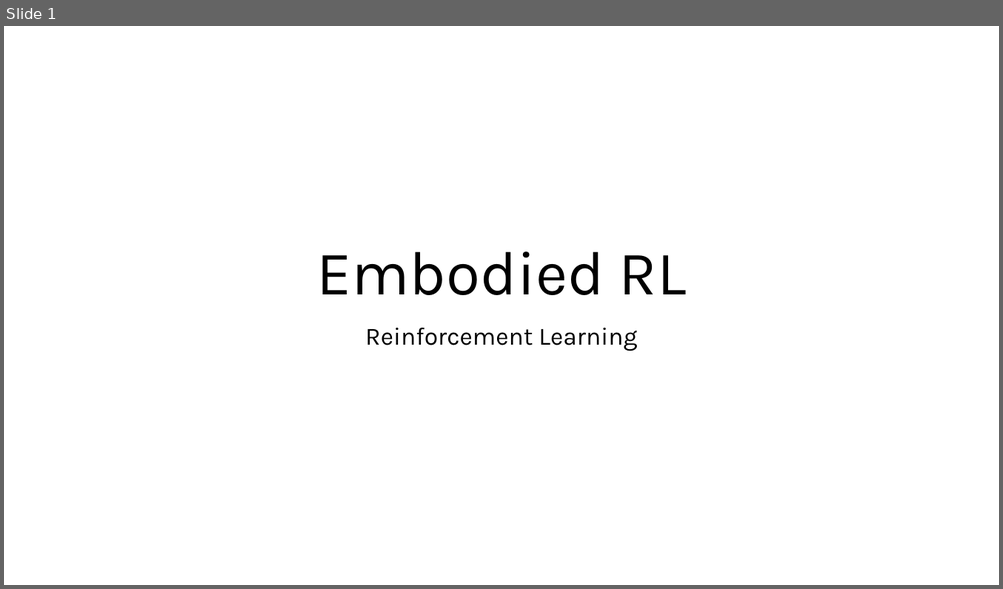
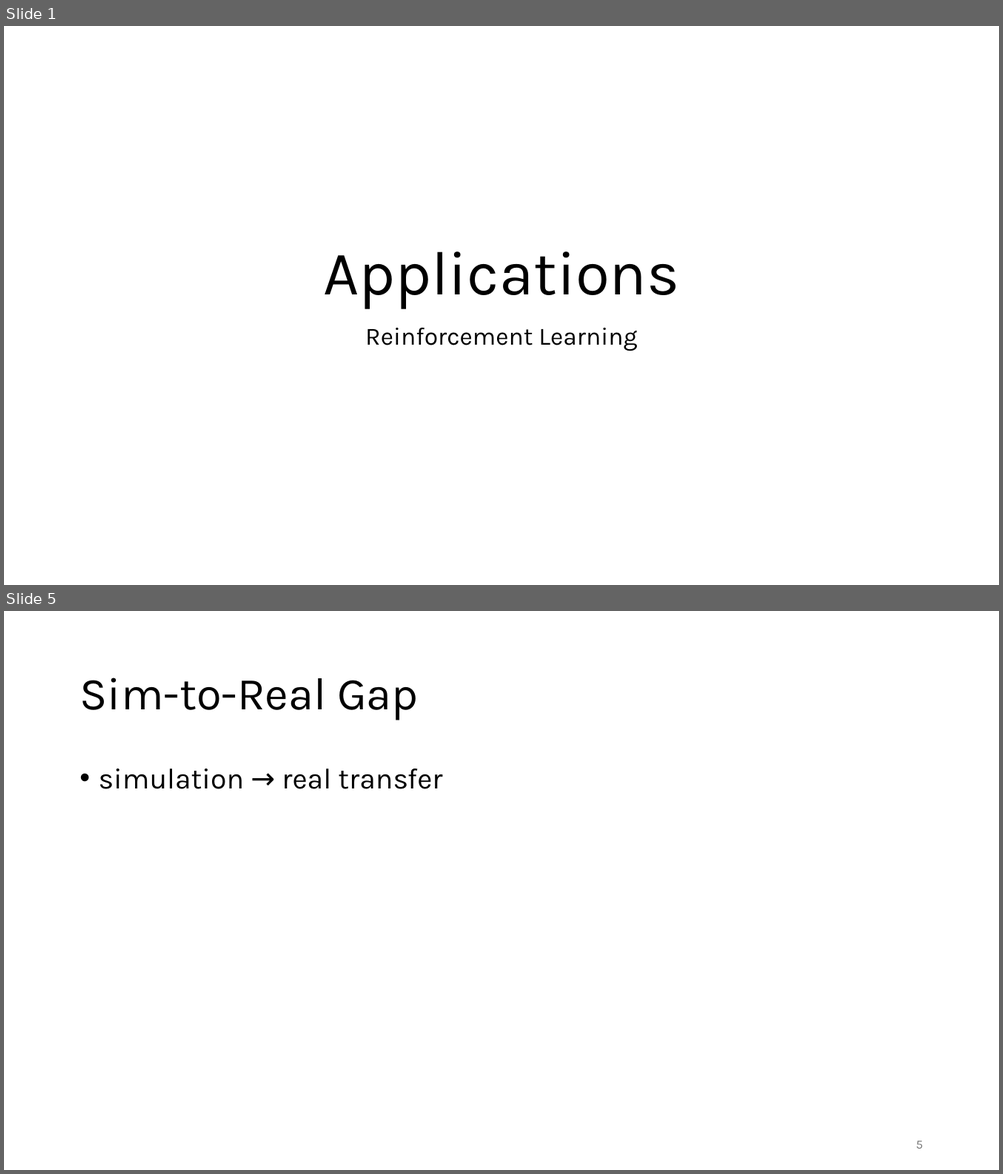
Before and after one commit to FelixWick/reinforcement_learning, a slide deck: slides/4_applications.pptx. Shown one above the other, each under a label of ours: slide 1 before the commit, slides 1 and 5 after it; the slides between them are not shown. The pictures are 1003x589 and 1003x1174 pixels, drawn with LibreOffice and Linux fonts; fonts in the diff are those of the drawing. Boxes give left, top, right and bottom in pixels: in the first picture for what was removed or moved away, otherwise in the second. Text is boxed around its words. In the diff, an @@ line names an element or a change of style, - is before the commit and + after.

```diff
--- a/slides/4_applications.pptx
+++ b/slides/4_applications.pptx
@@ slide 5 added at (4, 611, 999, 1170), background #FFFFFF @@
@@ title added at (79, 678, 418, 721), 44 pt, text #000000 @@
+Sim-to-Real Gap
@@ text added at (99, 769, 442, 789), 28 pt, text #000000 @@
+• simulation → real transfer
@@ page number added at (916, 1141, 922, 1149), 12 pt, text #797979 @@
+5
@@ slide 1 changed as well @@
@@ title at (323, 252, 680, 309): text changed @@
-Embodied RL
+Applications
```
Also in this commit, not shown: 1 other slide changed, 6 other slides added, 1 slide removed, 1 other file.
